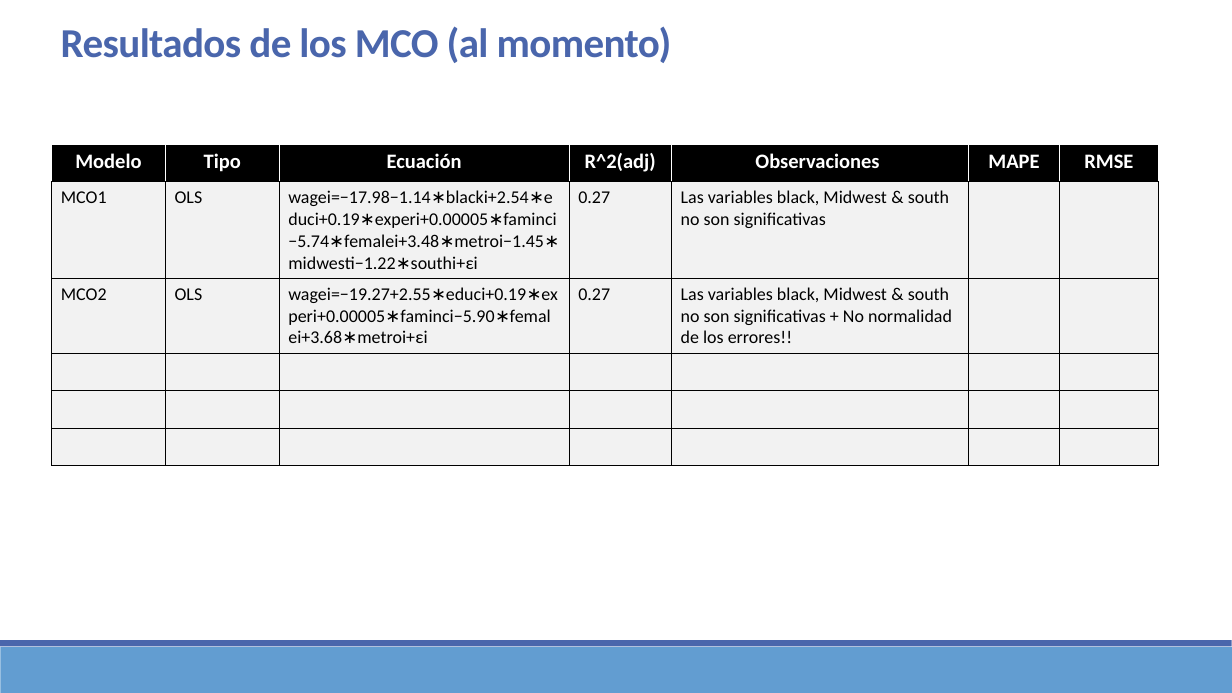
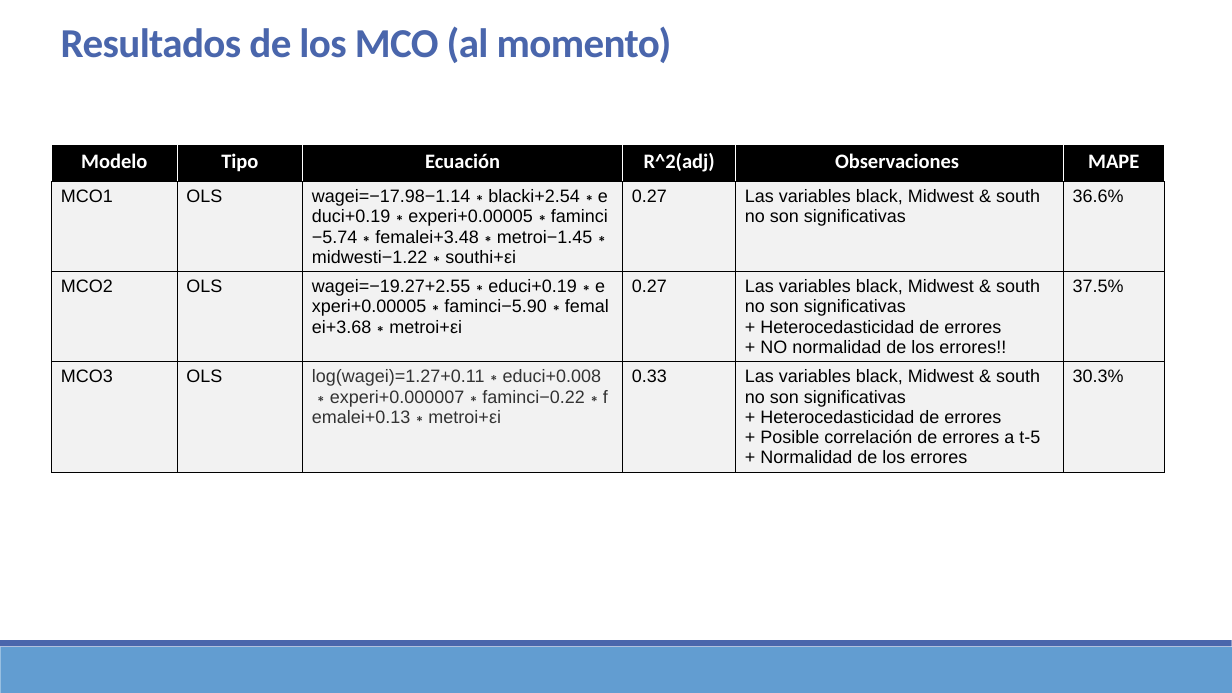
Before and after one commit to Sergio-Ibarra-1795/MIS_Regresion_GitHub, a slide deck: slide 12 of Mod_Lineales_Examen_a_casa_v1_1.pptx. Drawn at 1232x693 pixels with LibreOffice and Linux fonts; fonts in the diff are those of the drawing. Boxes give left, top, right and bottom in pixels: in the first picture for what was removed or moved away, otherwise in the second. Text is boxed around its words. In the diff, an @@ line names an element or a change of style, - is before the commit and + after.

```diff
--- a/Mod_Lineales_Examen_a_casa_v1_1.pptx
+++ b/Mod_Lineales_Examen_a_casa_v1_1.pptx
@@ table at [52,144,1165,490] @@
-Modelo | Tipo | Ecuación | R^2(adj) | Observaciones | MAPE | RMSE
-MCO1 | OLS | wagei=−17.98−1.14∗blacki+2.54∗educi+0.19∗experi+0.00005∗faminci−5.74∗femalei+3.48∗metroi−1.45∗midwesti−1.22∗southi+εi | 0.27 | Las variables black, Midwest & south no son significativas |  | 
-MCO2 | OLS | wagei=−19.27+2.55∗educi+0.19∗experi+0.00005∗faminci−5.90∗femalei+3.68∗metroi+εi | 0.27 | Las variables black, Midwest & south no son significativas + No normalidad de los errores!! |  | 
- |  |  |  |  |  | 
- |  |  |  |  |  | 
- |  |  |  |  |  | 
+Modelo | Tipo | Ecuación | R^2(adj) | Observaciones | MAPE
+MCO1 | OLS | wagei=−17.98−1.14∗blacki+2.54∗educi+0.19∗experi+0.00005∗faminci−5.74∗femalei+3.48∗metroi−1.45∗midwesti−1.22∗southi+εi | 0.27 | Las variables black, Midwest & south no son significativas | 36.6%
+MCO2 | OLS | wagei=−19.27+2.55∗educi+0.19∗experi+0.00005∗faminci−5.90∗femalei+3.68∗metroi+εi | 0.27 | Las variables black, Midwest & south no son significativas / + Heterocedasticidad de errores / + NO normalidad de los errores!! | 37.5%
+MCO3 | OLS | log(wagei)=1.27+0.11∗educi+0.008∗experi+0.000007∗faminci−0.22∗femalei+0.13∗metroi+εi | 0.33 | Las variables black, Midwest & south no son significativas / + Heterocedasticidad de errores / + Posible correlación de errores a t-5 / + Normalidad de los errores | 30.3%
@@ table: place and size @@
-table at [52,144,1159,464]
+table at [52,144,1165,490]
```
Also in this commit, not shown: 4 other slides changed, 2 slides added, 2 other files.
